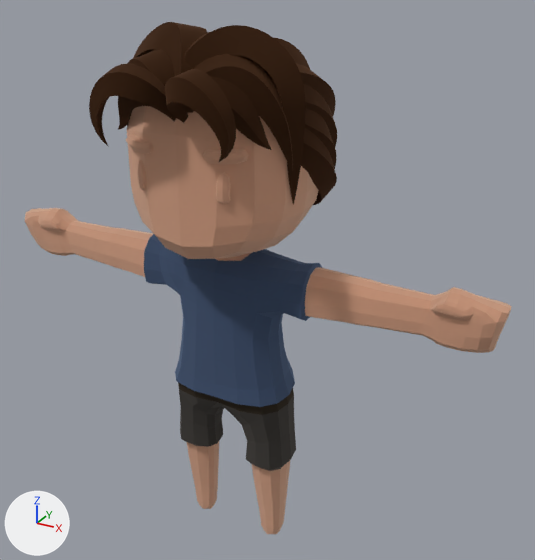
Before and after pictures for a commit that changed the glTF model assets/models/characters/skater_slim_boy.glb.
Before and after are seen from a 50 mm camera at (2.16, -3.48, 3.62) aimed at (0.18, 0.13, 1.82). The axes (+X, +Y, +Z) are drawn at lower left. The lights are the same throughout. The older version comes first. Vertices at exactly the same position are counted once.

The first picture shows 'Body'.
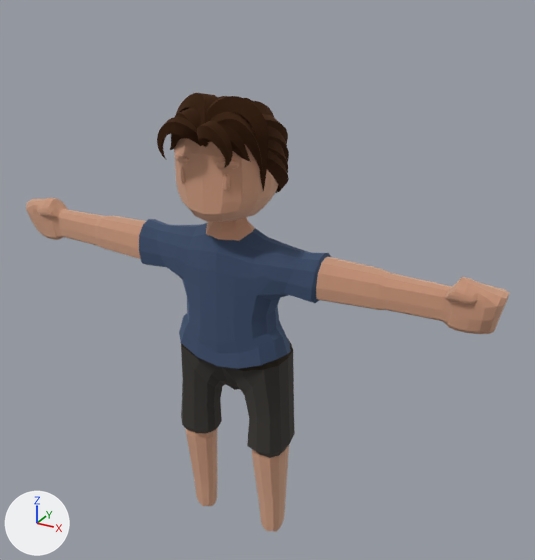
Where the change shows, as pixel boxes [x1, y1, x2, y2] in the pictures (535 x 560 px; the box of a moved part takes in the faces that stretch with it):
'Body', reshaped (14% shorter): before [25, 22, 512, 534]; after [26, 93, 510, 532]
part 1 of me_cube_004, moved or reshaped: before [127, 106, 319, 259]; after [174, 138, 278, 222]
part 2 of me_cube_004, moved or reshaped: before [216, 172, 231, 204]; after [222, 173, 230, 191]
part 3 of me_cube_004, moved or reshaped: before [137, 160, 147, 190]; after [180, 167, 186, 183]
part 4 of me_cube_004, moved or reshaped: before [203, 149, 249, 165]; after [216, 161, 239, 170]
part 5 of me_cube_004, moved or reshaped: before [126, 134, 154, 154]; after [174, 153, 190, 164]
part 6 of me_cube_004, moved or reshaped: before [182, 76, 272, 150]; after [205, 124, 251, 162]
part 7 of me_cube_004, moved or reshaped: before [187, 54, 293, 173]; after [210, 112, 262, 172]
part 8 of me_cube_004, moved or reshaped: before [185, 25, 305, 205]; after [206, 96, 268, 191]
part 9 of me_cube_004, moved or reshaped: before [165, 69, 236, 163]; after [197, 121, 233, 168]
part 10 of me_cube_004, moved or reshaped (mostly hidden afterwards): before [305, 108, 336, 169]; after [268, 139, 288, 173]
part 11 of me_cube_004, moved or reshaped: before [303, 84, 337, 147]; after [267, 126, 289, 163]
part 12 of me_cube_004, moved or reshaped: before [301, 128, 337, 205]; after [267, 149, 289, 193]
part 13 of me_cube_004, moved or reshaped (mostly hidden afterwards): before [296, 64, 336, 116]; after [262, 114, 288, 144]
part 14 of me_cube_004, moved or reshaped: before [274, 38, 310, 69]; after [250, 101, 274, 117]
part 15 of me_cube_004, moved or reshaped (not visible before): after [244, 98, 252, 101]
part 16 of me_cube_004, moved or reshaped: before [118, 96, 151, 130]; after [170, 134, 188, 150]
part 17 of me_cube_004, moved or reshaped: before [127, 49, 174, 127]; after [174, 108, 201, 152]
part 18 of me_cube_004, moved or reshaped: before [133, 22, 207, 77]; after [176, 93, 218, 125]
part 19 of me_cube_004, moved or reshaped: before [89, 64, 176, 147]; after [157, 117, 202, 159]
part 20 of me_cube_004, moved or reshaped: before [25, 32, 512, 534]; after [26, 96, 510, 532]

What changed in the scene script:
```text
Change me_cube_004:
    remove me_cube_004.from_pydata(...)  # 3331 vertices, 6492 faces; spans x -1.62..1.62, y -0.72..0.61, z -0.02..3.31
    add me_cube_004.from_pydata(...)  # 3331 vertices, 6492 faces; spans x -1.6..1.6, y -0.39..0.33, z 0.0..2.94
    me_cube_004 part 1: the loose piece of 130 vertices spanning x -0.49..0.49, y -0.49..0.49, z 2.07..3.13 is scaled about its middle by (0.55, 0.55, 0.566), then moved by (0.0, 0.0, -0.06)
    me_cube_004 part 2: the loose piece of 42 vertices spanning x 0.2..0.28, y -0.49..-0.4, z 2.47..2.65 is scaled about its middle by (0.55, 0.55, 0.567), then moved by (-0.11, 0.2, -0.04)
    me_cube_004 part 3: the loose piece of 42 vertices spanning x -0.28..-0.2, y -0.49..-0.4, z 2.47..2.65 is scaled about its middle by (0.55, 0.55, 0.567), then moved by (0.11, 0.2, -0.04)
    me_cube_004 part 4: the loose piece of 42 vertices spanning x 0.14..0.37, y -0.5..-0.39, z 2.67..2.76 is scaled about its middle by (0.55, 0.55, 0.566), then moved by (-0.12, 0.2, -0.11)
    me_cube_004 part 5: the loose piece of 42 vertices spanning x -0.37..-0.14, y -0.5..-0.39, z 2.67..2.76 is scaled about its middle by (0.55, 0.55, 0.566), then moved by (0.12, 0.2, -0.11)
    me_cube_004 part 6: the loose piece of 97 vertices spanning x -0.03..0.48, y -0.57..-0.34, z 2.76..3.1 is scaled about its middle by (0.55, 0.55, 0.567), then moved by (-0.1, 0.21, -0.2)
    me_cube_004 part 7: the loose piece of 97 vertices spanning x 0.0..0.52, y -0.5..-0.2, z 2.61..3.18 is scaled about its middle by (0.55, 0.55, 0.566), then moved by (-0.12, 0.16, -0.18)
    me_cube_004 part 8: the loose piece of 117 vertices spanning x -0.08..0.56, y -0.46..-0.01, z 2.41..3.31 is scaled about its middle by (0.55, 0.55, 0.566), then moved by (-0.11, 0.11, -0.17)
    me_cube_004 part 9: the loose piece of 97 vertices spanning x 0.0..0.42, y -0.72..-0.33, z 2.73..3.14 is scaled about its middle by (0.55, 0.55, 0.567), then moved by (-0.1, 0.24, -0.2)
    me_cube_004 part 10: the loose piece of 96 vertices spanning x 0.22..0.57, y -0.26..0.49, z 2.26..2.98 is scaled about its middle by (0.55, 0.55, 0.566), then moved by (-0.18, -0.05, -0.06)
    me_cube_004 part 11: the loose piece of 120 vertices spanning x 0.12..0.52, y -0.22..0.56, z 2.26..3.08 is scaled about its middle by (0.55, 0.55, 0.566), then moved by (-0.14, -0.08, -0.09)
    me_cube_004 part 12: the loose piece of 96 vertices spanning x 0.2..0.57, y -0.25..0.42, z 2.26..2.91 is scaled about its middle by (0.55, 0.55, 0.566), then moved by (-0.17, -0.04, -0.05)
    me_cube_004 part 13: the loose piece of 120 vertices spanning x 0.08..0.47, y -0.18..0.59, z 2.23..3.17 is scaled about its middle by (0.55, 0.55, 0.566), then moved by (-0.12, -0.09, -0.1)
    me_cube_004 part 14: the loose piece of 120 vertices spanning x 0.04..0.4, y -0.18..0.61, z 2.24..3.23 is scaled about its middle by (0.55, 0.55, 0.566), then moved by (-0.1, -0.1, -0.11)
    me_cube_004 part 15: the loose piece of 120 vertices spanning x -0.09..0.22, y -0.26..0.57, z 2.28..3.25 is scaled about its middle by (0.55, 0.55, 0.567), then moved by (-0.03, -0.07, -0.13)
    me_cube_004 part 16: the loose piece of 97 vertices spanning x -0.46..0.04, y -0.57..-0.34, z 2.76..3.1 is scaled about its middle by (0.55, 0.55, 0.566), then moved by (0.09, 0.21, -0.2)
    me_cube_004 part 17: the loose piece of 97 vertices spanning x -0.5..0.02, y -0.5..-0.2, z 2.61..3.18 is scaled about its middle by (0.55, 0.55, 0.566), then moved by (0.11, 0.16, -0.18)
    me_cube_004 part 18: the loose piece of 117 vertices spanning x -0.54..0.09, y -0.47..-0.01, z 2.41..3.31 is scaled about its middle by (0.55, 0.55, 0.567), then moved by (0.1, 0.11, -0.17)
    me_cube_004 part 19: the loose piece of 100 vertices spanning x -0.4..0.01, y -0.72..-0.33, z 2.73..3.14 is scaled about its middle by (0.55, 0.55, 0.566), then moved by (0.09, 0.24, -0.2)
    me_cube_004 part 20: 988 of 3331 vertices moved; they spanned x -1.62..1.62, y -0.26..0.57, z -0.02..3.25 and now span x -1.6..1.6, y -0.18..0.31, z 0.0..2.91; mean shift (0.0, -0.01, 0.08); largest move (-0.06, -0.26, 3.23) -> (-0.03, -0.14, 2.9)
    other edits to the shape of me_cube_004 do not show in these pictures
```
